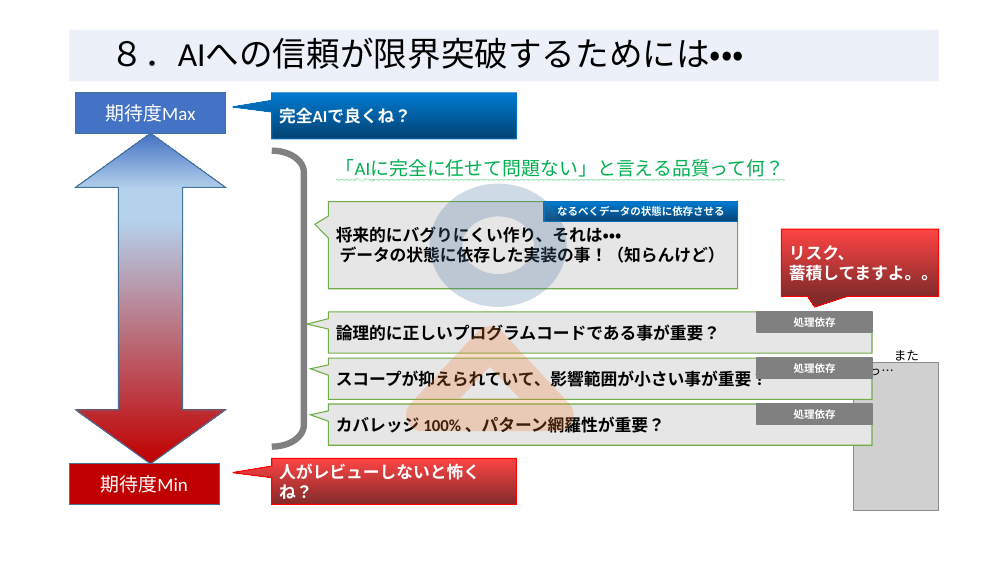
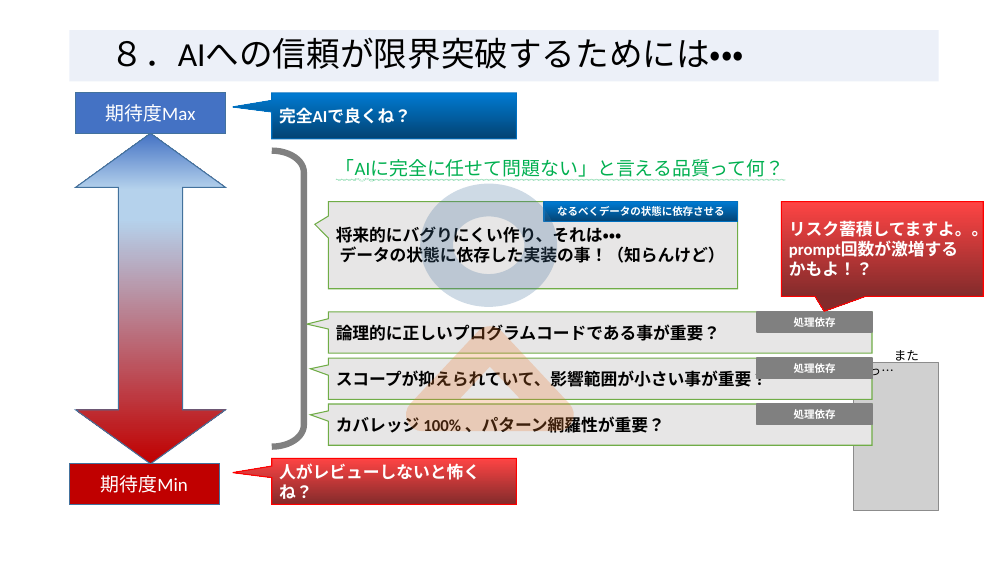
Before and after one commit to RyotoKuroki/QualityDependsOnDataApplication, a slide deck: slide 10 of 処理依存よりデータ依存_エンジニアの輪20250215.pptx. Drawn at 1008x567 pixels with LibreOffice and Linux fonts; fonts in the diff are those of the drawing; grey boxes stand for pictures. Boxes give left, top, right and bottom in pixels: in the first picture for what was removed or moved away, otherwise in the second. Text is boxed around its words. In the diff, an @@ line names an element or a change of style, - is before the commit and + after.

```diff
--- a/処理依存よりデータ依存_エンジニアの輪20250215.pptx
+++ b/処理依存よりデータ依存_エンジニアの輪20250215.pptx
@@ ellipse: place and size @@
-ellipse at [446,200,551,291]
+ellipse at [437,200,541,291]
@@ speech box "リスク蓄積してますよ。。": place and size @@
-speech box "リスク蓄積してますよ。。" at [782,229,939,296]
+speech box "リスク蓄積してますよ。。" at [782,202,984,296]
@@ text in speech box at [789,218,989,276]: text changed @@
-リスク、
-蓄積してますよ。。
+リスク蓄積してますよ。。
+prompt回数が激増する
+かもよ！？
```
Also in this commit, not shown: 1 other slide changed.
